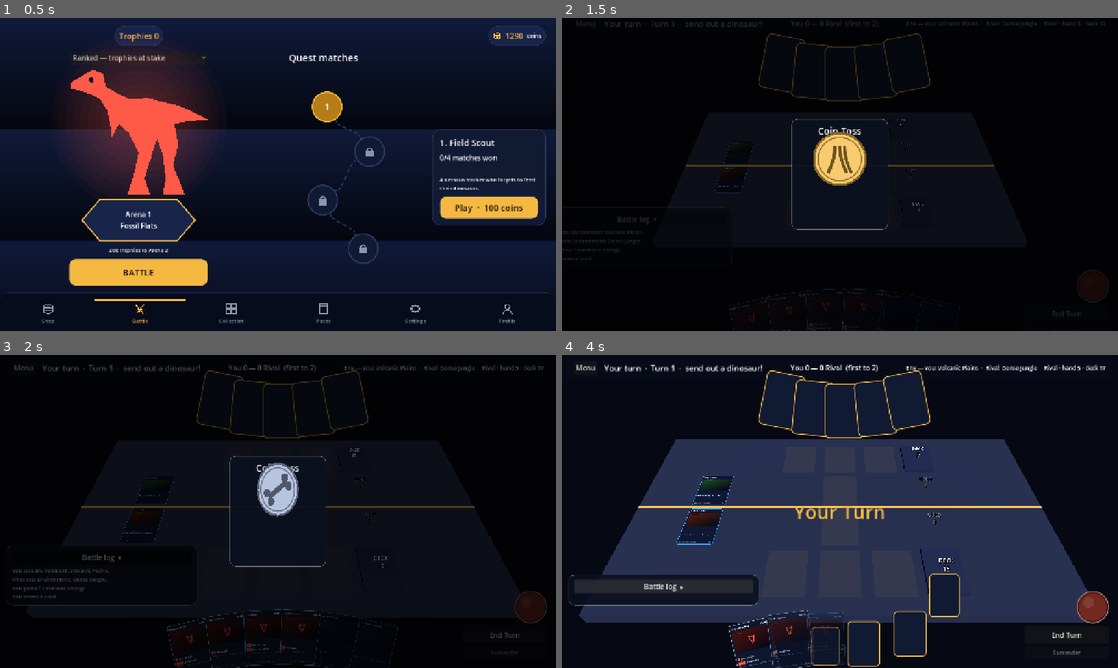
Above: before the commit, frames 1-4 (two rows, left to right).
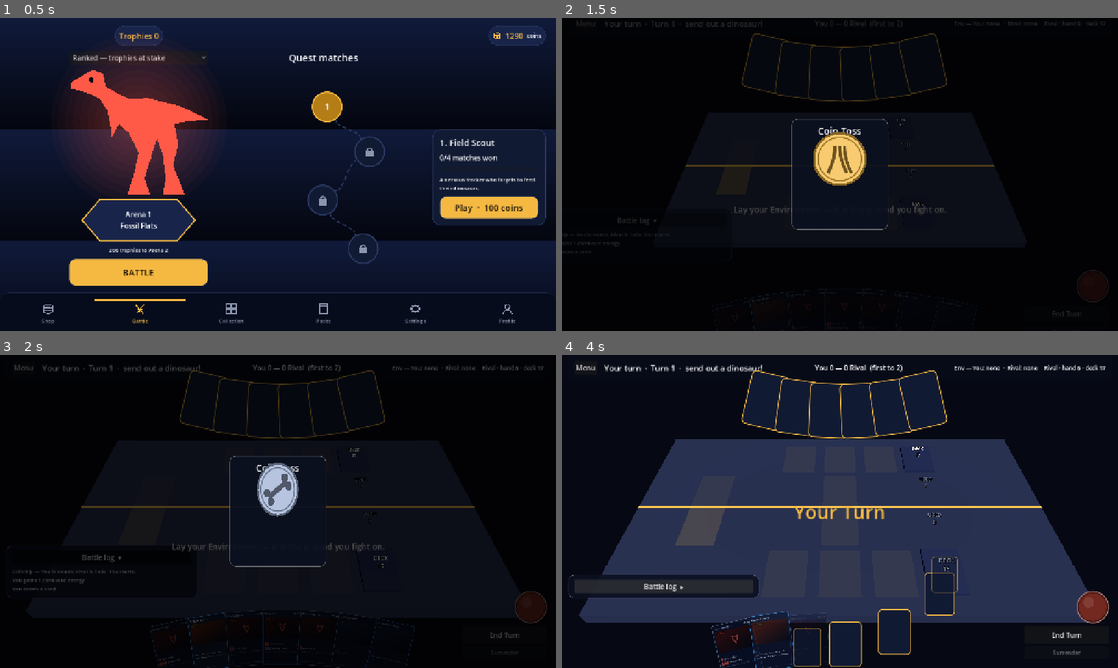
Above: after the commit, the same moments.

Repository: mjneverdie23-cell/tcg-game
Game: Godot game, scene res://scenes/menus/main_menu.tscn
Same seed, same stepped clock (60 frames per second), same inputs: the game is played once before the commit and once after it.
Inputs:
- Up to frame 1 (0.5 s): no input
- Up to frame 2 (1.5 s): click "Play · 100 coins" at 0.5 s; click "Start Battle" at 1.25 s
- Up to frame 3 (2 s): no input
- Up to frame 4 (4 s): click "Battle log ▾" at 2 s; click "End Turn" at 2.75 s; click "Battle log ▾" at 3.5 s

Frame 1 is identical in both runs. In frame 2, 1.4% of the frame differs, in the area x 0-84%, y 1-100%; in frame 3, 2.1%; in frame 4, 7.9%, in the area x 1-94%, y 3-100%.

Commit message:
Deal the Environment, and let it change the ground
The Environment used to place itself during setup, which meant the card
that decides what the battle is fought on was never actually played by
anyone. It is dealt into the opening hand now — the mulligan already
guaranteed one was there — and it is the first card either player lays:
while your Environment place is empty and you are holding one, it is the
only legal move there is. The Active dinosaur follows under the same kind
of gate, so a battle opens by laying the ground and then sending something
out to stand on it.

The Environment has its own place on the table beside the rows, addressed
as a slot past the bench so the drag-and-drop can aim at it like any other.
While it stands empty it breathes, and the screen says once what it wants.
Dropping the card there is what plays it.

And then the ground changes. A wave sweeps out from the card across that
player's half and leaves terrain behind it: cracked rock lit by lava for
carnivores, turf for herbivores, rolling sea for amphibians, streaming
cloud for pterosaurs. Replacing an Environment sweeps the new ground over
the old from the same place, so a change of ground reads as one.

All four are procedural — value noise and sine fields in a shader, no
textures, in a project that has never had an image asset. The wave is
measured in real table units from the card's own position, taken from the
plane's model space rather than its UVs, so nothing depends on how a
PlaneMesh happens to lay them out.

The patterns were prototyped in Python and rendered as images first,
because a shader cannot be seen from a headless machine and guessing at
frequencies is how you ship corduroy instead of grass. Every number in the
shader is one that was looked at.

Headless Godot does not compile shaders at all — it has no renderer, and a
shader with a syntax error loads without a word. tools/check_shaders.py
rewrites the Godot preamble into plain GLSL and hands the body to
glslangValidator. It immediately found two names that Godot accepts and
GLSL reserves, `noise2` and `patch`, both of which would have failed on the
first machine with a GPU.

Co-Authored-By: Claude Opus 5 <noreply@anthropic.com>
Claude-Session: https://claude.ai/code/session_017Hf6pSpxwJY3Yv9KAXDSxV

Diff:
--- a/godot/scenes/battle/battle.gd
+++ b/godot/scenes/battle/battle.gd
@@ -56,6 +56,8 @@
 var _quest_match := -1
 ## Surrender has been pressed once and is waiting to be confirmed.
 var _surrender_armed := false
+## The "lay your Environment" notice has been shown for this battle.
+var _env_prompted := false
 ## Which engine player the person at this screen is. Always 0 offline; an
 ## online guest sits in seat 1, and every "you" below follows this rather
 ## than assuming the near row belongs to player 0.
@@ -76,6 +78,8 @@
 @onready var _link := BattleLink.new()
 ## The energy well, and the gesture that carries it onto a dinosaur.
 @onready var _energy := EnergyDrag.new()
+## The terrain each Environment lays over its owner's half of the table.
+@onready var _field := FieldSurface.new()
 
 
 func _ready() -> void:
@@ -88,6 +92,8 @@
 	_slots.build()
 	_board.add_child(_piles)
 	_piles.build()
+	_board.add_child(_field)
+	_field.build()
 	_piles.setup_viewer(%UsedPanel, %UsedTitle, %UsedGrid)
 	_piles.used_pile_clicked.connect(func() -> void: _piles.show_viewer(_me().discard))
 	add_child(_zoom)
@@ -222,6 +228,9 @@
 	_engine.log_line.connect(_on_log_line)
 	_energy.attach(_engine, my_seat)
 	_result.reset()
+	_env_prompted = false
+	_field.clear(0)
+	_field.clear(1)
 	%SetupPanel.visible = false
 	%HUD.visible = true
 	_last_turn_owner = _engine.current  # banner waits until after the toss
@@ -369,6 +378,7 @@
 	# takes it out of the hand on the very next refresh, and a card that is
 	# not played must never be left hanging where it was dropped.
 	%Hand.return_card(index)
+	_prompt_for_environment(_engine.current == _seat)
 	if hit == -1:
 		if targets.is_empty() and _engine.current == _seat:
 			_fx.notice("There is nowhere to play that card right now.")
@@ -439,6 +449,10 @@
 				var slot := _play_index_of(_dino_of_action(action))
 				if slot != -1:
 					by_slot[slot] = [action]
+			"environment":
+				# The ground goes down in its own place beside the rows,
+				# not into the middle with the Spells.
+				by_slot[BoardSlots.ENV_PLACE] = [action]
 			_:
 				centre.append(action)
 	var targets: Array = []
@@ -621,6 +635,7 @@
 	%EnergyOrb.tooltip_text = (
 		"Drag onto one of your dinosaurs" if can_attach
 		else "%s energy already attached this turn" % CardStyle.type_display_name(you.element))
+	_prompt_for_environment(your_turn)
 	if _zoom.is_open():
 		_zoom.refresh()
 	var tail := mini(4, _log_lines.size())
@@ -670,6 +685,20 @@
 			_fx.deal_in(%Hand.slot_at(i), dealt, _fx.screen_of(_piles.pile(0, "deck")))
 			dealt += 1
 	_previous_hand = you.hand.duplicate()
+
+
+## The Environment is the first card of the battle, and an empty place beside
+## the rows is easy to miss — so it breathes until it is filled, and says so
+## once. Called from the refresh and after any drop, because ending a drag
+## darkens every target it was lighting, this one included.
+func _prompt_for_environment(your_turn: bool) -> void:
+	var wanted := your_turn and _me().environment_id == "" \
+		and _me().has_environment_in_hand()
+	_slots.highlight(0, BoardSlots.ENV_PLACE,
+		BoardSlots.LEGAL if wanted else BoardSlots.OFF)
+	if wanted and not _env_prompted:
+		_env_prompted = true
+		_fx.notice("Lay your Environment — it is the ground you fight on.")
 
 
 ## Energy dropped on one of your dinosaurs, or on nothing.
@@ -859,18 +888,24 @@
 		if env_id == "":
 			continue
 		var card := GameData.get_card(env_id)
-		var forward := 1.0 if _table_side(owner) == 0 else -1.0
+		var side := _table_side(owner)
+		var home := BoardSlots.transform_for(side, BoardSlots.ENV_PLACE)
 		if node == null:
 			node = Card3D.new()
 			node.card_data = card
 			_board.add_child(node)
-			node.transform = Transform3D(Basis.IDENTITY, Vector3(-4.6, 0.18, 0.7 * forward))
+			var enter := home
+			enter.origin.x -= 1.0  # slides in from off the table's edge
+			node.transform = enter
 			node.clicked.connect(_on_board_card_clicked)
-			node.move_home(Transform3D(Basis.IDENTITY, Vector3(-3.6, 0.18, 0.7 * forward)))
+			node.move_home(home)
 			_env_nodes[owner] = node
+			_field.sweep(side, (card as FieldCardData).dino_type, home.origin)
 		elif node.card_data != card:
 			node.show_card(card)
 			node.pulse()
+			# New ground sweeps over the old, from the same place.
+			_field.sweep(side, (card as FieldCardData).dino_type, home.origin)
 
 
 ## Fire-and-forget presentation for an action about to be applied, by
--- a/godot/scenes/battle/board_slots.gd
+++ b/godot/scenes/battle/board_slots.gd
@@ -26,6 +26,12 @@
 ## Just above the table surface, under the cards themselves.
 const MARKER_HEIGHT := 0.155
 
+## The Environment's place on each half, addressed as a slot beyond the
+## bench so the drag-and-drop can aim at it like any other. It sits off to
+## the left of the rows, where the Environment card stands.
+const ENV_PLACE := 1 + BattleEngine.BENCH_SIZE
+const ENV_POSITION := Vector3(-3.6, 0.18, 0.7)
+
 ## "side:index" -> MeshInstance3D.
 var _markers: Dictionary = {}
 ## "side:index" -> the looping Tween lighting it, so it can be stopped.
@@ -37,7 +43,9 @@
 static func transform_for(side: int, play_index: int) -> Transform3D:
 	var forward := 1.0 if side == 0 else -1.0
 	var position: Vector3
-	if play_index == 0:
+	if play_index == ENV_PLACE:
+		position = Vector3(ENV_POSITION.x, ENV_POSITION.y, ENV_POSITION.z * forward)
+	elif play_index == 0:
 		position = Vector3(0, 0.18, 0.7 * forward)
 	else:
 		position = Vector3(-1.25 + (play_index - 1) * 1.25, 0.18, 2.15 * forward)
@@ -50,7 +58,7 @@
 	var mesh := QuadMesh.new()
 	mesh.size = Vector2(Card3D.WIDTH * MARKER_SCALE, Card3D.HEIGHT * MARKER_SCALE)
 	for side in range(2):
-		for slot in range(1 + BattleEngine.BENCH_SIZE):
+		for slot in range(ENV_PLACE + 1):
 			var marker := MeshInstance3D.new()
 			marker.mesh = mesh
 			marker.material_override = _marker_material(float(ALPHA[OFF]))
@@ -84,7 +92,7 @@
 
 func clear_highlights() -> void:
 	for side in range(2):
-		for slot in range(1 + BattleEngine.BENCH_SIZE):
+		for slot in range(ENV_PLACE + 1):
 			highlight(side, slot, OFF)
 
 
--- /dev/null
+++ b/godot/scenes/battle/field_surface.gd
@@ -0,0 +1,96 @@
+class_name FieldSurface
+extends Node3D
+## The ground each player fights on, once their Environment is down.
+##
+## One plane per half of the table, lying just above it and invisible until
+## an Environment is set. Placing one sends a wave out from the card that
+## turns that half into the terrain it names — lava, turf, sea or open sky.
+## Replacing an Environment sweeps the new terrain over the old one, so a
+## change of ground reads as a change of ground rather than a swapped card.
+##
+## The look lives entirely in field_surface.gdshader; this owns the two
+## planes, which theme belongs to which dinosaur type, and the timing of
+## the sweep.
+
+const SHADER := preload("res://scenes/battle/field_surface.gdshader")
+## Covers one half of the 11 x 6.5 table.
+const PLANE_SIZE := Vector2(11.0, 3.25)
+## Just above the table, below the slot outlines so they stay readable.
+const HEIGHT := 0.152
+const SWEEP_TIME := 1.15
+
+## Shader theme per dinosaur type. The order matches the shader's constants.
+const THEME_LAVA := 0
+const THEME_GRASS := 1
+const THEME_WIND := 2
+const THEME_OCEAN := 3
+const THEMES: Dictionary = {
+	CardCatalogTypes.DinoType.CARNIVORE: THEME_LAVA,
+	CardCatalogTypes.DinoType.HERBIVORE: THEME_GRASS,
+	CardCatalogTypes.DinoType.PTEROSAUR: THEME_WIND,
+	CardCatalogTypes.DinoType.AMPHIBIAN: THEME_OCEAN,
+}
+## The colour of the wave front, per theme.
+const RIM_COLORS: Dictionary = {
+	THEME_LAVA: Color("ffb347"),
+	THEME_GRASS: Color("b7f07a"),
+	THEME_WIND: Color("ffffff"),
+	THEME_OCEAN: Color("9fe8ff"),
+}
+
+## Table side -> the plane covering it.
+var _planes: Array[MeshInstance3D] = []
+
+
+func build() -> void:
+	var mesh := PlaneMesh.new()
+	mesh.size = PLANE_SIZE
+	for side in range(2):
+		var plane := MeshInstance3D.new()
+		plane.mesh = mesh
+		var material := ShaderMaterial.new()
+		material.shader = SHADER
+		material.set_shader_parameter("plane_size", PLANE_SIZE)
+		material.set_shader_parameter("progress", 0.0)
+		plane.material_override = material
+		# Each half sits on its own side of the centre line.
+		plane.position = Vector3(0.0, HEIGHT, PLANE_SIZE.y * 0.5 * (1.0 if side == 0 else -1.0))
+		plane.visible = false
+		add_child(plane)
+		_planes.append(plane)
+
+
+## Sweeps `dino_type`'s terrain across one half, starting from the table
+## position the Environment card was laid at.
+func sweep(side: int, dino_type: int, from_position: Vector3) -> void:
+	if side < 0 or side >= _planes.size():
+		return
+	var plane := _planes[side]
+	var material := plane.material_override as ShaderMaterial
+	var theme: int = THEMES.get(dino_type, THEME_GRASS)
+	material.set_shader_parameter("theme", theme)
+	material.set_shader_parameter("rim_color", RIM_COLORS[theme])
+	# The shader measures the wave in the plane's own space, so the card's
+	# world position has to come back through the plane's transform.
+	material.set_shader_parameter(
+		"origin", Vector2(from_position.x - plane.position.x,
+			from_position.z - plane.position.z))
+	plane.visible = true
+	if Settings.reduced_motion:
+		material.set_shader_parameter("progress", 1.0)
+		return
+	material.set_shader_parameter("progress", 0.0)
+	var tween := plane.create_tween()
+	tween.tween_method(
+		func(value: float) -> void:
+			material.set_shader_parameter("progress", value),
+		0.0, 1.0, SWEEP_TIME).set_trans(Tween.TRANS_CUBIC).set_ease(Tween.EASE_OUT)
+
+
+## Takes a half back to bare table — a battle ending, or a fresh one
+## starting on a screen that already ran one.
+func clear(side: int) -> void:
+	if side < 0 or side >= _planes.size():
+		return
+	_planes[side].visible = false
+	(_planes[side].material_override as ShaderMaterial).set_shader_parameter("progress", 0.0)
--- /dev/null
+++ b/godot/scenes/battle/field_surface.gdshader
@@ -0,0 +1,166 @@
+shader_type spatial;
+render_mode unshaded, blend_mix, cull_disabled, depth_draw_never;
+
+// The ground of one player's half, once their Environment is down. A wave
+// sweeps out from where the card was laid and leaves the terrain behind it:
+// lava for carnivores, turf for herbivores, sky for pterosaurs, sea for
+// amphibians. Every pattern is procedural — there is no texture in this
+// project, and a pattern that is generated re-tints and re-scales for free.
+//
+// The maths here was prototyped and rendered as images before being written
+// as GLSL, so the frequencies and thresholds are the ones that were actually
+// looked at rather than guessed.
+
+uniform int theme : hint_range(0, 3) = 0;
+// Where the card landed, in the plane's own XZ space.
+uniform vec2 origin = vec2(0.0, 0.0);
+uniform vec2 plane_size = vec2(11.0, 3.25);
+// 0 = nothing revealed, 1 = the whole half.
+uniform float progress : hint_range(0.0, 1.0) = 0.0;
+uniform vec3 rim_color : source_color = vec3(1.0, 0.7, 0.28);
+uniform float surface_alpha : hint_range(0.0, 1.0) = 0.88;
+// How far past the far corner the wave front travels, and how soft it is.
+uniform float reach = 12.5;
+uniform float softness = 0.9;
+uniform float rim_width = 1.1;
+
+varying vec2 plane_xz;
+
+const int THEME_LAVA = 0;
+const int THEME_GRASS = 1;
+const int THEME_WIND = 2;
+const int THEME_OCEAN = 3;
+
+
+float hash2(vec2 p) {
+	return fract(sin(p.x * 127.1 + p.y * 311.7) * 43758.5453123);
+}
+
+
+float value_noise(vec2 p) {
+	vec2 i = floor(p);
+	vec2 f = p - i;
+	vec2 u = f * f * (3.0 - 2.0 * f);
+	float a = hash2(i);
+	float b = hash2(i + vec2(1.0, 0.0));
+	float c = hash2(i + vec2(0.0, 1.0));
+	float d = hash2(i + vec2(1.0, 1.0));
+	return mix(mix(a, b, u.x), mix(c, d, u.x), u.y);
+}
+
+
+// Normalised to 0..1. Un-normalised fbm never reaches its extremes, which
+// quietly ruins every threshold taken against it.
+float fbm(vec2 p) {
+	float total = 0.0;
+	float amp = 0.5;
+	float norm = 0.0;
+	for (int i = 0; i < 4; i++) {
+		total += amp * value_noise(p);
+		norm += amp;
+		p *= 2.0;
+		amp *= 0.5;
+	}
+	return total / norm;
+}
+
+
+// Dark rock cut by thin glowing cracks. The cracks are the zero crossings
+// of a noise field, so a high power on (1 - |2f-1|) leaves veins rather
+// than molten ground.
+vec3 lava(vec2 uv, float t) {
+	vec2 p = uv * 8.0;
+	float flow = fbm(p + vec2(t * 0.10, -t * 0.04));
+	float ridge = 1.0 - abs(flow * 2.0 - 1.0);
+	float veins = pow(ridge, 16.0);
+	float glow = pow(ridge, 4.0);
+	float crust = fbm(p * 2.6);
+	vec3 base = mix(vec3(0.114, 0.043, 0.027), vec3(0.251, 0.125, 0.102), crust);
+	base = mix(base, vec3(0.420, 0.184, 0.086), clamp(glow * 0.5, 0.0, 1.0));
+	vec3 hot = mix(vec3(1.0, 0.353, 0.078), vec3(1.0, 0.878, 0.541),
+			clamp(veins * 1.4, 0.0, 1.0));
+	return mix(base, hot, clamp(veins * 1.2, 0.0, 1.0));
+}
+
+
+// Turf: short blades in clumps. The vertical term cuts each blade into a
+// tuft, without which the comb reads as corduroy.
+vec3 grass(vec2 uv, float t) {
+	float loam = fbm(uv * 6.0);
+	float clump = fbm(uv * 13.0);
+	float sway = sin(uv.y * 4.0 + t * 0.9) * 0.04;
+	float scatter = value_noise(vec2(uv.x * 34.0, uv.y * 26.0));
+	float comb = sin((uv.x + sway) * 460.0 + scatter * 11.0);
+	float tuft = sin(uv.y * 150.0 + scatter * 7.0);
+	float blade = smoothstep(0.55, 1.0, comb) * smoothstep(-0.2, 0.9, tuft);
+	vec3 base = mix(vec3(0.067, 0.188, 0.102), vec3(0.169, 0.420, 0.169), loam);
+	base = mix(base, vec3(0.094, 0.251, 0.114), smoothstep(0.55, 1.0, 1.0 - clump) * 0.7);
+	vec3 lit = mix(base, vec3(0.325, 0.627, 0.267), clamp(blade, 0.0, 1.0) * 0.85);
+	float tall = blade * smoothstep(0.6, 1.0, clump);
+	return mix(lit, vec3(0.580, 0.831, 0.396), clamp(tall, 0.0, 1.0) * 0.9);
+}
+
+
+// Streaked air over cloud. Two streak layers at different speeds slide over
+// each other, which is what makes still air read as moving.
+vec3 wind(vec2 uv, float t) {
+	float streak = fbm(vec2(uv.x * 4.0 - t * 0.60, uv.y * 22.0));
+	float gust = fbm(vec2(uv.x * 7.5 - t * 1.05, uv.y * 34.0));
+	float cloud = fbm(vec2(uv.x * 2.6 - t * 0.14, uv.y * 4.2));
+	vec3 sky = mix(vec3(0.173, 0.290, 0.490), vec3(0.427, 0.561, 0.769),
+			smoothstep(0.25, 0.85, cloud));
+	vec3 body = mix(sky, vec3(0.804, 0.863, 0.961), smoothstep(0.60, 0.86, cloud) * 0.85);
+	body = mix(body, vec3(1.0), smoothstep(0.78, 0.95, cloud) * 0.7);
+	float bands = smoothstep(0.58, 0.92, streak) * 0.7 + smoothstep(0.70, 0.97, gust) * 0.55;
+	return mix(body, vec3(0.957, 0.976, 1.0), clamp(bands, 0.0, 1.0) * 0.75);
+}
+
+
+// Swell rolling in depth, so the ridges run across the table towards the
+// player rather than slicing it diagonally.
+vec3 ocean(vec2 uv, float t) {
+	float chop = fbm(vec2(uv.x * 7.0 + t * 0.20, uv.y * 7.0));
+	float long_swell = sin(uv.y * 15.0 + uv.x * 1.6 + t * 1.15 + chop * 1.4);
+	float short_swell = sin(uv.y * 27.0 - uv.x * 2.4 - t * 1.75 + chop * 1.9);
+	float height = long_swell * 0.65 + short_swell * 0.35;
+	float depth = smoothstep(-1.1, 1.1, height);
+	vec3 base = mix(vec3(0.024, 0.141, 0.247), vec3(0.086, 0.408, 0.627), depth);
+	base = mix(base, vec3(0.169, 0.576, 0.784), smoothstep(0.3, 1.0, depth) * 0.5);
+	float crest = smoothstep(0.93, 1.0, long_swell) * 0.75
+			+ smoothstep(0.96, 1.0, short_swell) * 0.45;
+	return mix(base, vec3(0.875, 0.957, 1.0), clamp(crest, 0.0, 1.0));
+}
+
+
+void vertex() {
+	// Model space, not UV: the distance the wave has travelled is a real
+	// distance in table units, and this way nothing depends on how the mesh
+	// happens to lay its UVs out.
+	plane_xz = VERTEX.xz;
+}
+
+
+void fragment() {
+	vec2 uv = plane_xz / plane_size + vec2(0.5);
+	float t = TIME;
+	vec3 color;
+	if (theme == THEME_LAVA) {
+		color = lava(uv, t);
+	} else if (theme == THEME_GRASS) {
+		color = grass(uv, t);
+	} else if (theme == THEME_WIND) {
+		color = wind(uv, t);
+	} else {
+		color = ocean(uv, t);
+	}
+
+	float d = distance(plane_xz, origin);
+	float front = progress * reach;
+	float wave = smoothstep(front, front - softness, d);
+	// The rim rides the wave front and is gone once the sweep finishes.
+	float rim = smoothstep(rim_width, 0.0, abs(d - front)) * (1.0 - step(0.999, progress));
+	color = mix(color, rim_color, clamp(rim * 0.85, 0.0, 1.0));
+
+	ALBEDO = color;
+	ALPHA = clamp(wave, 0.0, 1.0) * surface_alpha;
+}
--- a/godot/scripts/ai/battle_ai.gd
+++ b/godot/scripts/ai/battle_ai.gd
@@ -59,6 +59,11 @@
 ## priority order; the first non-empty candidate wins.
 func choose_action(engine: BattleEngine) -> Dictionary:
 	var actions := engine.get_legal_actions()
+	# The Environment is set before anything else can happen.
+	if engine.players[engine.current].environment_id == "":
+		var setup := _pick_environment(engine, actions)
+		if not setup.is_empty():
+			return setup
 	# With an empty Active slot, fielding one is the only legal move.
 	if engine.players[engine.current].active == null:
 		return _pick_opening_active(engine, actions)
@@ -113,6 +118,28 @@
 
 ## The opening Active: prefer a basic matching our Environment (its passive
 ## buff only applies to a matching Active), then the toughest body.
+## The Environment to lay down, preferring the one whose type the most
+## dinosaurs in hand will actually benefit from. Empty when there is none to
+## place, which is also how the caller knows to move on.
+func _pick_environment(engine: BattleEngine, actions: Array[Dictionary]) -> Dictionary:
+	var me := engine.players[engine.current]
+	var best: Dictionary = {}
+	var best_matches := -1
+	for action: Dictionary in actions:
+		if action["type"] != "environment":
+			continue
+		var env := GameData.get_card(me.hand[int(action["hand"])]) as FieldCardData
+		var matches := 0
+		for id: String in me.hand:
+			var card := GameData.get_card(id)
+			if card is DinoCardData and (card as DinoCardData).dino_type == env.dino_type:
+				matches += 1
+		if matches > best_matches:
+			best_matches = matches
+			best = action
+	return best
+
+
 func _pick_opening_active(engine: BattleEngine, actions: Array[Dictionary]) -> Dictionary:
 	var me := engine.players[engine.current]
 	var env_type := -1
--- a/godot/scripts/battle/battle_engine.gd
+++ b/godot/scripts/battle/battle_engine.gd
@@ -99,7 +99,6 @@
 
 	for index in range(2):
 		_draw_opening_hand(players[index])
-		_auto_setup(players[index], index)
 	_begin_turn()
 
 
@@ -120,6 +119,16 @@
 	if is_over():
 		return actions
 	var player := players[current]
+
+	# The Environment goes down before anything else: it is the ground the
+	# battle is fought on, and both players set theirs on their first turn.
+	# Gated on actually holding one — a hand that drew none must still be
+	# playable, and can set one whenever it turns up.
+	if player.environment_id == "" and player.has_environment_in_hand():
+		for i in range(player.hand.size()):
+			if GameData.get_card(player.hand[i]) is FieldCardData:
+				actions.append({"type": "environment", "hand": i})
+		return actions
 
 	# A player with an empty Active slot must field a dinosaur first.
 	if player.active == null:
@@ -148,6 +157,8 @@
 		elif card is TrainerCardData:
 			_add_trainer_actions(actions, player, card as TrainerCardData, i)
 		elif card is FieldCardData and turn_number >= 2:
+			# Replacing one already down; the first is handled by the gate
+			# at the top, which is legal on any turn.
 			if (card as FieldCardData).id != player.environment_id:
 				actions.append({"type": "environment", "hand": i})
 
@@ -623,35 +634,6 @@
 	return player.has_basic_in_hand() and player.has_environment_in_hand()
 
 
-## Setup places only this player's Environment — preferring the one whose
-## type matches the most basics in hand. Dinosaurs, including the Active,
-## are fielded by their owner on their own turn.
-func _auto_setup(player: BattlePlayerState, index: int) -> void:
-	var environments: Array[String] = []
-	var basics: Array[String] = []
-	for id: String in player.hand:
-		var card := GameData.get_card(id)
-		if card is FieldCardData:
-			environments.append(id)
-		elif card is DinoCardData and (card as DinoCardData).stage == 1:
-			basics.append(id)
-
-	var best_env := environments[0]
-	var best_matches := -1
-	for env_id: String in environments:
-		var env := GameData.get_card(env_id) as FieldCardData
-		var matches := 0
-		for id: String in basics:
-			if (GameData.get_card(id) as DinoCardData).dino_type == env.dino_type:
-				matches += 1
-		if matches > best_matches:
-			best_matches = matches
-			best_env = env_id
-	player.environment_id = best_env
-	player.hand.erase(best_env)
-	_log("%s sets Environment: %s." % [_name(index), _card_name(best_env)])
-
-
 func _search_basic_dino(player: BattlePlayerState) -> void:
 	var candidates: Array[int] = []
 	for i in range(player.deck.size()):
Not shown, changed: README.md
Not shown, changed: godot/HANDBOOK.md
Not shown, added: tools/check_shaders.py
